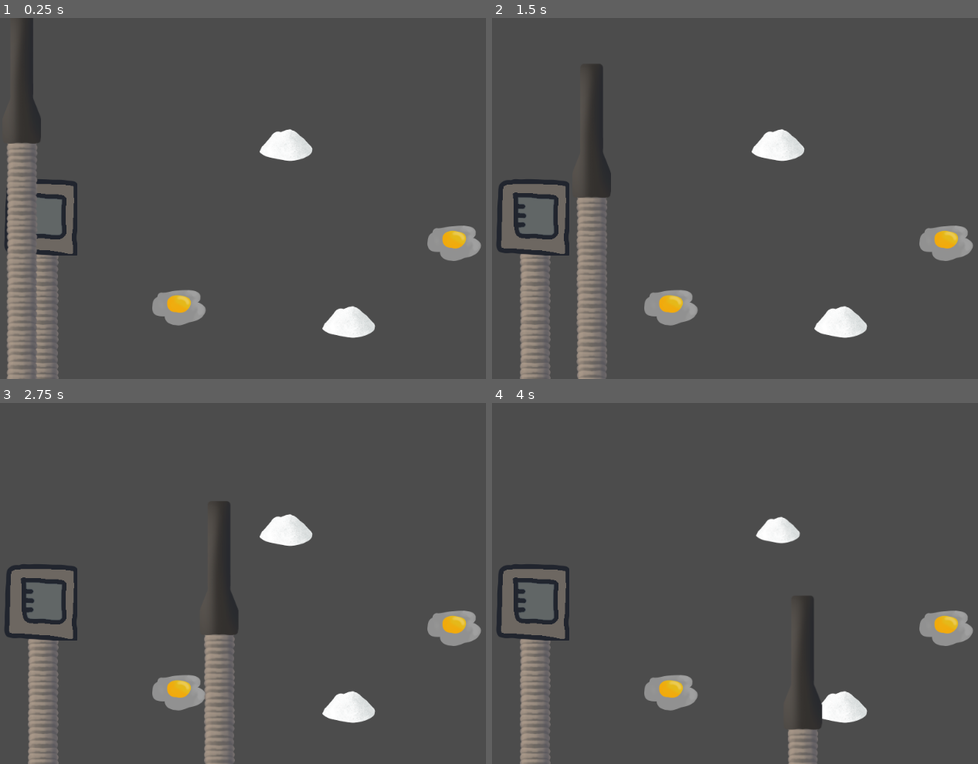
Above: before the commit, frames 1-4 (two rows, left to right).
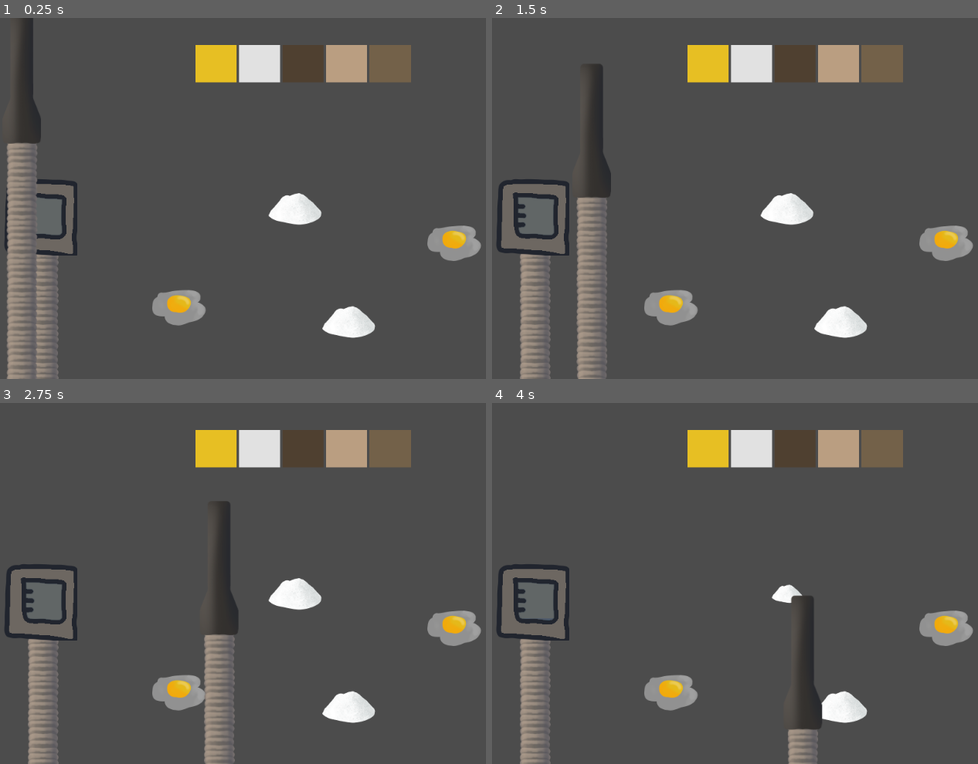
Above: after the commit, the same moments.

Repository: Haydoggo/Go-suck-an-egg
Game: Godot game, scene res://Game.tscn
Same seed, same stepped clock (60 frames per second), same inputs: the game is played once before the commit and once after it. The engine's default icon, where the game draws it, is replaced by a stand-in: a white triangle on a blue panel in a dark square.
Inputs (mouse positions are in pixels of both pictures, inside the frame that each line leads up to):
- Up to frame 1 (0.25 s): no input
- Up to frame 2 (1.5 s): move the mouse to (939, 180) at 0.52 s; move the mouse to (676, 216) at 1.27 s
- Up to frame 3 (2.75 s): move the mouse to (369, 504) at 2.02 s
- Up to frame 4 (4 s): move the mouse to (769, 655) at 2.77 s; move the mouse to (outside the picture) at 3.52 s

The runs differ from the first frame. In frame 1, 5.8% of the frame differs, in the area x 40-85%, y 7-58%; in frame 2, 5.8%; in frame 3, 5.8%; in frame 4, 5.1%.

Commit message:
Added basic ratio bar
It doesn't do anything yet though

Diff:
--- a/Game.tscn
+++ b/Game.tscn
@@ -51,10 +51,50 @@
 position = Vector2( 752, 374 )
 
 [node name="Flour" parent="." instance=ExtResource( 4 )]
-position = Vector2( 474, 211 )
+position = Vector2( 489, 317 )
 
 [node name="Flour2" parent="." instance=ExtResource( 4 )]
 position = Vector2( 578, 505 )
 
 [node name="Vacuum" parent="." instance=ExtResource( 6 )]
 position = Vector2( 64, 331 )
+
+[node name="Ratio" type="HBoxContainer" parent="."]
+margin_left = 324.0
+margin_top = 45.0
+margin_right = 681.0
+margin_bottom = 107.0
+
+[node name="Egg" type="ColorRect" parent="Ratio"]
+margin_right = 68.0
+margin_bottom = 62.0
+size_flags_horizontal = 3
+color = Color( 0.909804, 0.752941, 0.141176, 1 )
+
+[node name="Flour" type="ColorRect" parent="Ratio"]
+margin_left = 72.0
+margin_right = 140.0
+margin_bottom = 62.0
+size_flags_horizontal = 3
+color = Color( 0.886275, 0.886275, 0.886275, 1 )
+
+[node name="Cocoa" type="ColorRect" parent="Ratio"]
+margin_left = 144.0
+margin_right = 212.0
+margin_bottom = 62.0
+size_flags_horizontal = 3
+color = Color( 0.313726, 0.254902, 0.192157, 1 )
+
+[node name="Sugar" type="ColorRect" parent="Ratio"]
+margin_left = 216.0
+margin_right = 284.0
+margin_bottom = 62.0
+size_flags_horizontal = 3
+color = Color( 0.733333, 0.623529, 0.509804, 1 )
+
+[node name="Vanilla" type="ColorRect" parent="Ratio"]
+margin_left = 288.0
+margin_right = 357.0
+margin_bottom = 62.0
+size_flags_horizontal = 3
+color = Color( 0.454902, 0.384314, 0.290196, 1 )
